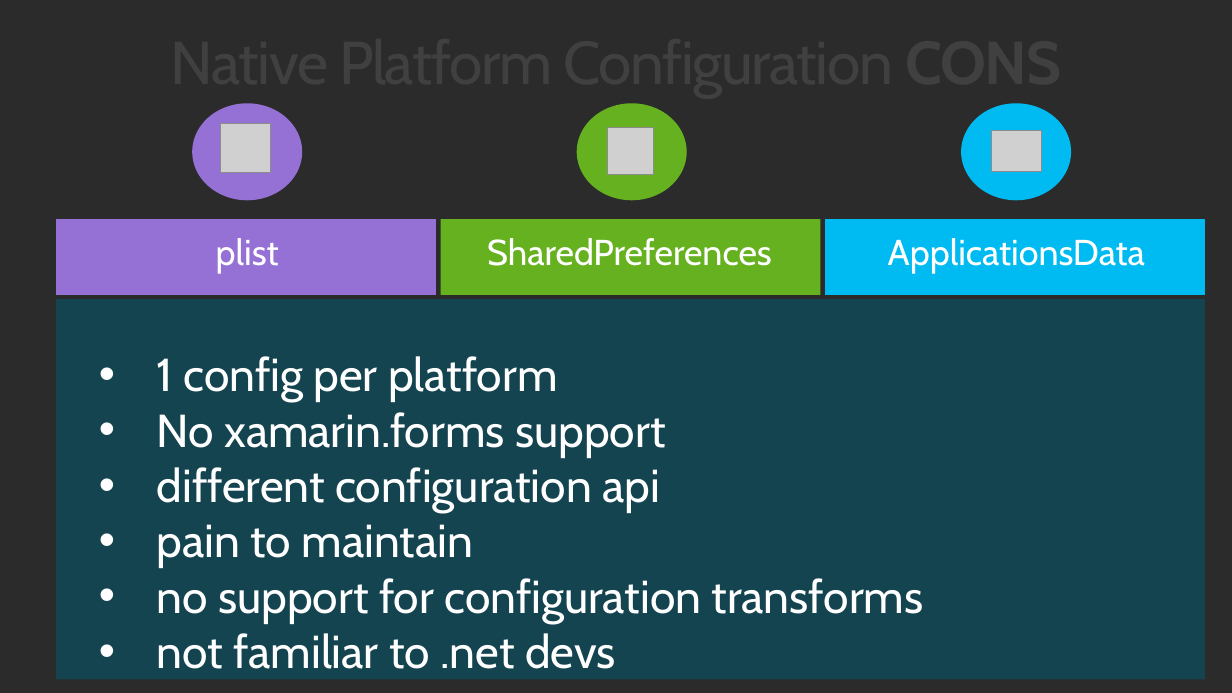
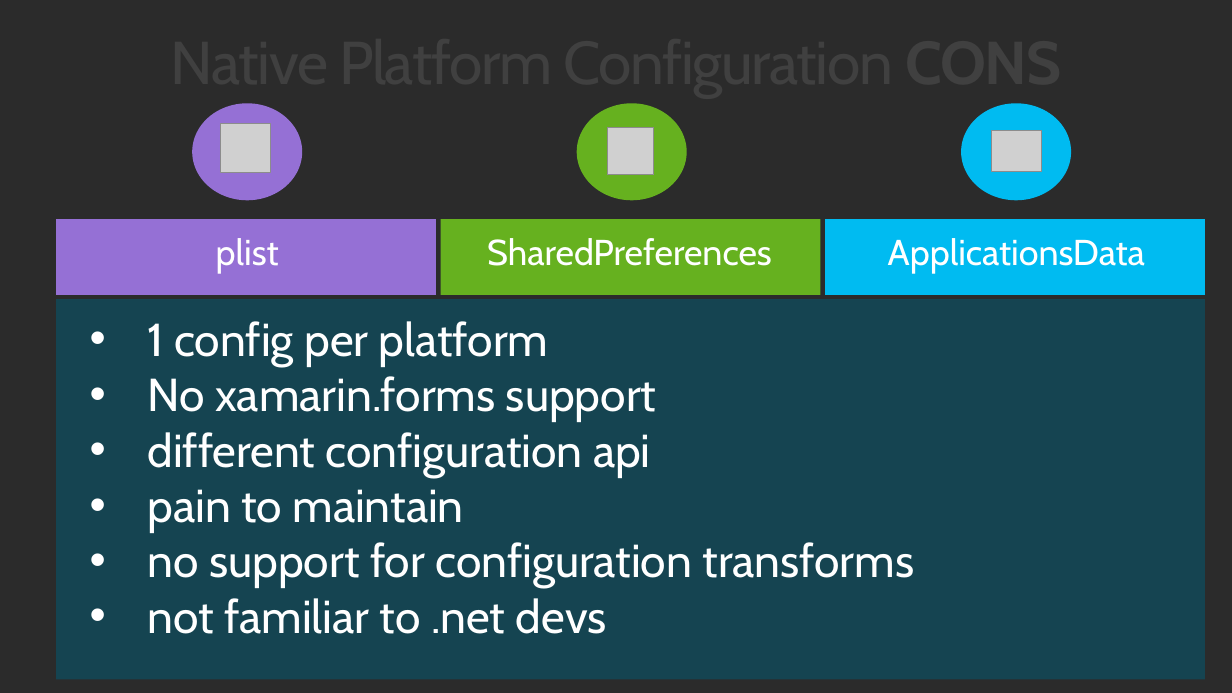
Before and after one commit to mrbrl/PCLAppConfig, a slide deck: slide 8 of XamarinForms_Config_Options.pptx. Drawn at 1232x693 pixels with LibreOffice and Linux fonts; fonts in the diff are those of the drawing; grey boxes stand for pictures; background and template pictures are left out; a plain dark background stands for a picture behind light text. Boxes give left, top, right and bottom in pixels: in the first picture for what was removed or moved away, otherwise in the second. Text is boxed around its words. In the diff, an @@ line names an element or a change of style, - is before the commit and + after.

Commit message:
config update

```diff
--- a/XamarinForms_Config_Options.pptx
+++ b/XamarinForms_Config_Options.pptx
@@ text "1 config per platform": place and size @@
-text "1 config per platform" at [157, 356, 924, 669]
+text "1 config per platform" at [147, 321, 915, 634]
```
Also in this commit, not shown: 3 slides added, 10 other files.
